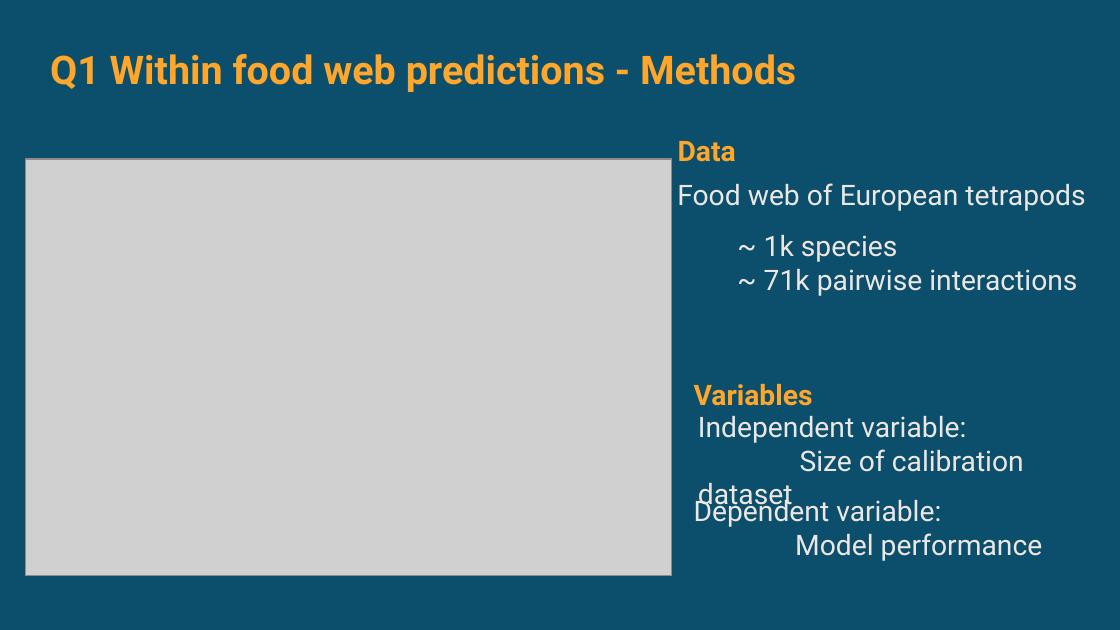
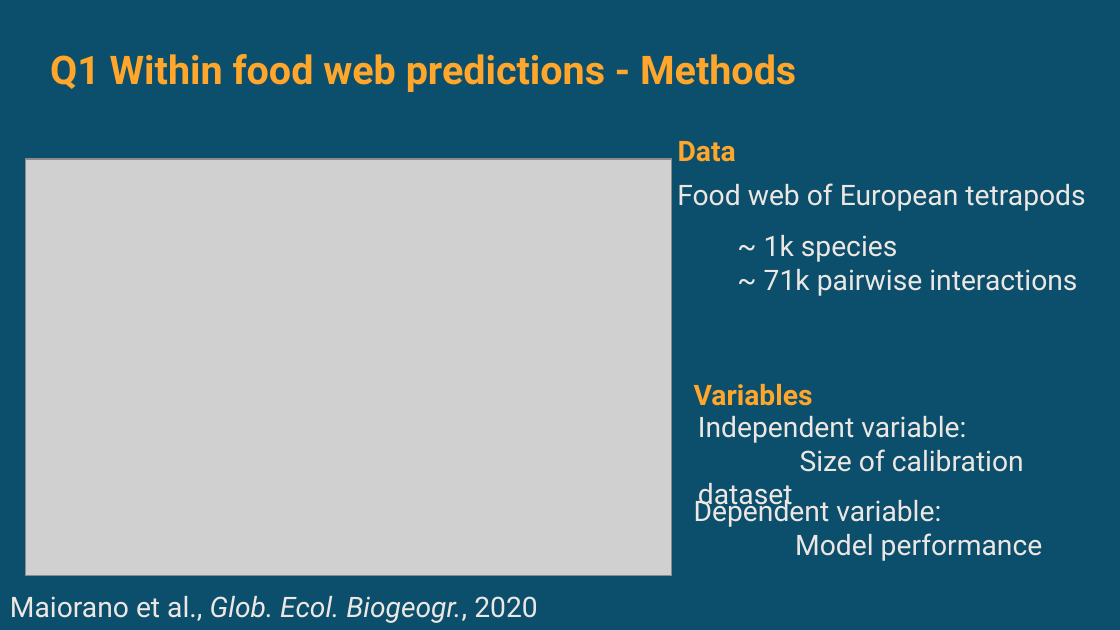
Before and after one commit to DominiqueCaron/ESA2022_talk, a slide deck: slide 7 of slides.odp. Drawn at 1120x630 pixels with LibreOffice and Linux fonts; fonts in the diff are those of the drawing; grey boxes stand for pictures. Boxes give left, top, right and bottom in pixels: in the first picture for what was removed or moved away, otherwise in the second. Text is boxed around its words. In the diff, an @@ line names an element or a change of style, - is before the commit and + after.

```diff
--- a/slides.odp
+++ b/slides.odp
@@ text added at (10, 596, 538, 623), 20 pt, text #EDE7E3 @@
+Maiorano et al., Glob. Ecol. Biogeogr., 2020
```
Also in this commit, not shown: 4 other slides changed, 1 other file.
